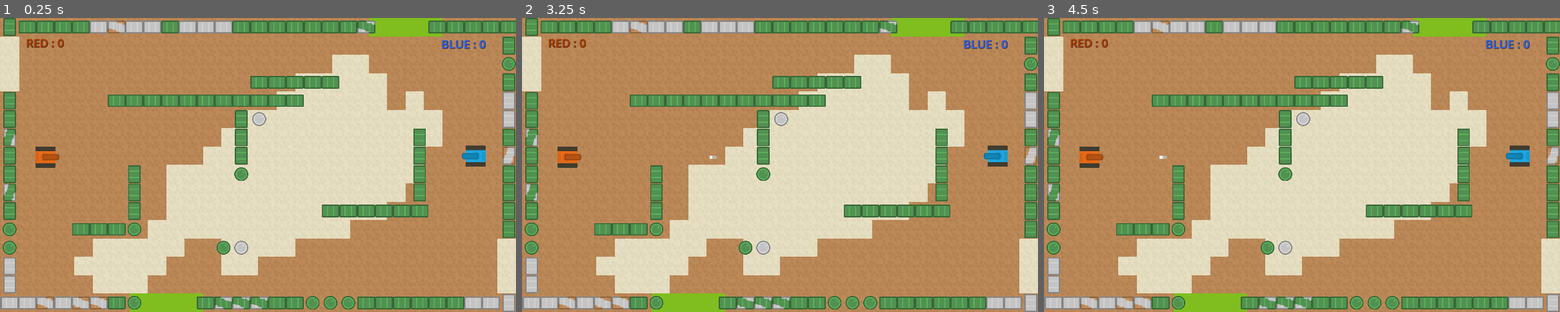
Above: before the commit, frames 1-3 (left to right).
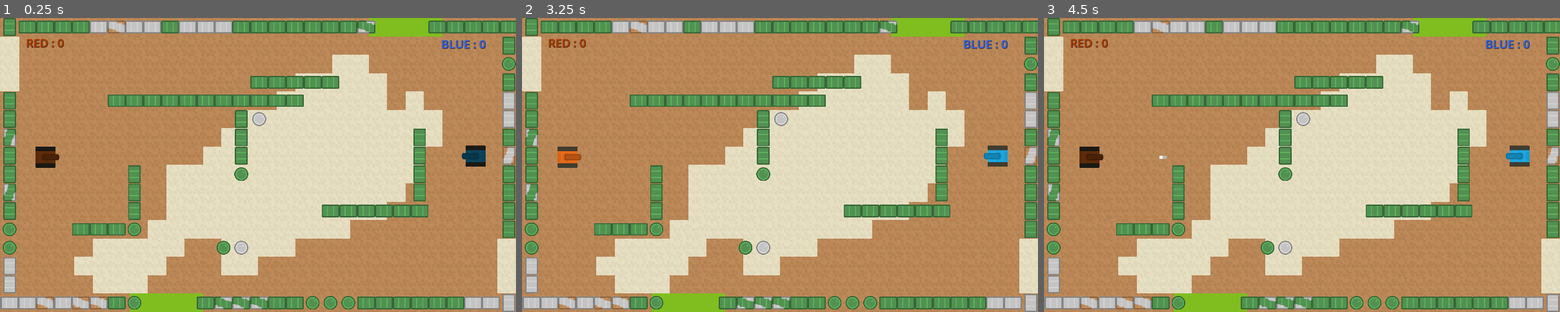
Above: after the commit, the same moments.

Repository: Iron-Wolf/snippy_tank
Game: Godot game, scene res://scenes/world.tscn
Two runs of this game, one before a commit and one after it. Both use one fixed random seed, a clock stepped at 60 frames per second and the inputs below.
Inputs:
- Up to frame 1 (0.25 s): no input
- Up to frame 2 (3.25 s): tap Enter at 0.5, 2 s; tap Space at 1.25, 2.75 s
- Up to frame 3 (4.5 s): tap Enter at 3.5 s; tap Space at 4.25 s

The runs differ from the first frame. In frame 1, 0.6% of the frame differs, in the area x 6-95%, y 43-51%; in frame 2, less than 0.1%; in frame 3, 0.3%.

Commit message:
basic cooldown feedback

Diff:
--- a/scripts/player.gd
+++ b/scripts/player.gd
@@ -26,7 +26,7 @@
 const DRAG: float = -0.06
 const BRAKING_SPEED: float = -800
 const STOP_THRESHOLD: float = 30  # stop when speed is below
-const SHOOT_TIMER: float = 0.1 # cooldown (sec) before each shoot
+const SHOOT_TIMER: float = 3 # cooldown (sec) before each shoot
 const START_AMMO: int = -1 # "-1" for infinite
 const ANIM_SHAKE_SPEED: int = 15
 
@@ -59,6 +59,9 @@
 	$tank.texture = tank_texture
 	$barrel.texture = barrel_texture
 	$ShootTimer.wait_time = SHOOT_TIMER
+	$ShootTimer.connect("timeout", func():
+		modulate = Color.WHITE)
+
 	respawn_process()
 #endregion
 
@@ -201,6 +204,7 @@
 	owner.add_child(b)
 	b.transform = $barrel/spawn_bullet.global_transform
 	$ShootTimer.start()
+	modulate = Color.DIM_GRAY
 
 func kill(origin_shoot: String) -> void:
 	if origin_shoot == "Player1":
@@ -215,6 +219,7 @@
 	# reset game logic
 	ammo_left = START_AMMO
 	$ShootTimer.start(SHOOT_TIMER)
+	modulate = Color.DIM_GRAY
 	# reset positions
 	position = init_position
 	rotation = init_rotation
